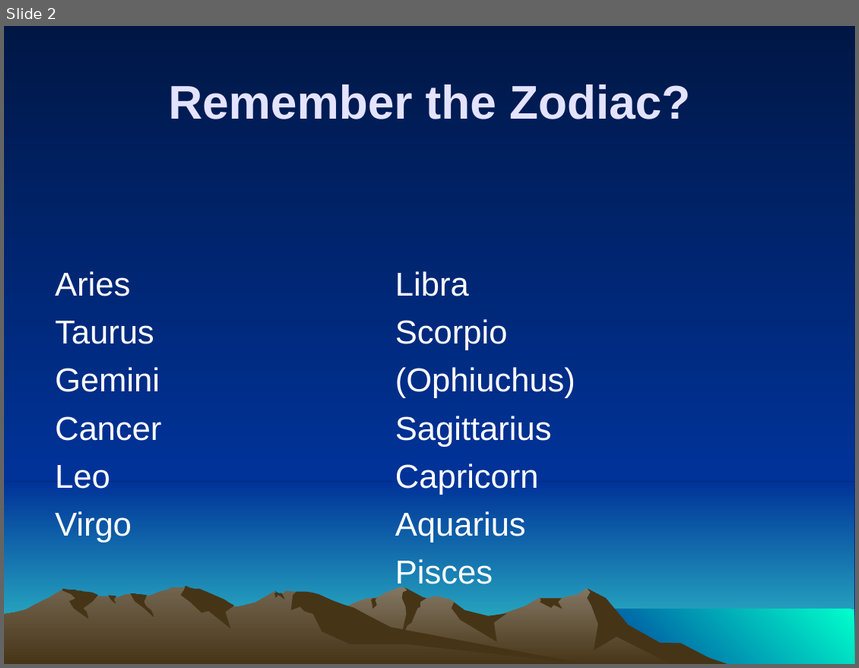
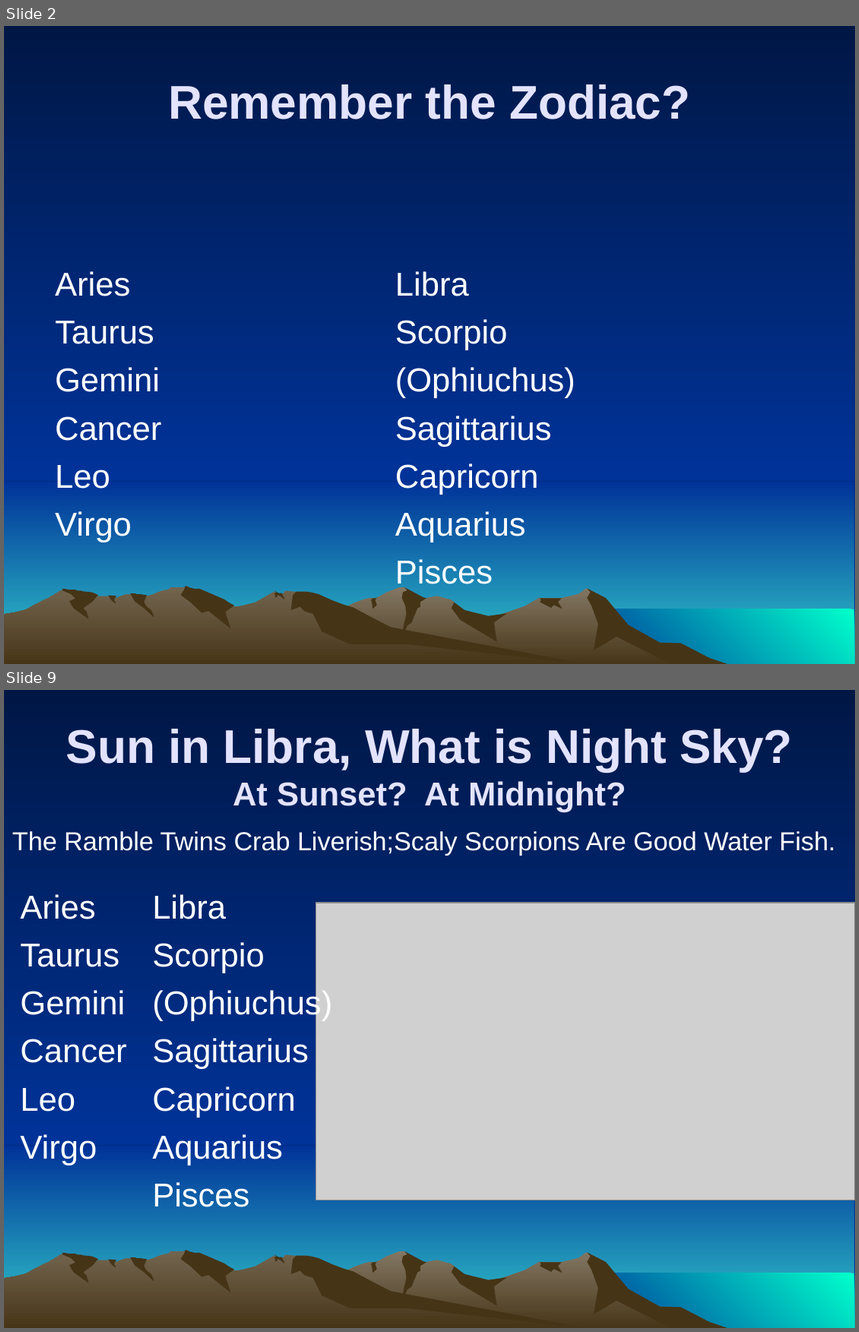
Before and after one commit to ForrestErickson/NovemberNightSky, a slide deck: NovemberSky_ZodiacNMore_SMAS_20231110_1500.ppt. Shown one above the other, each under a label of ours: slide 2 before the commit, slides 2 and 9 after it; the slides between them are not shown. The pictures are 859x668 and 859x1332 pixels, drawn with LibreOffice and Linux fonts; fonts in the diff are those of the drawing; grey boxes stand for pictures. Boxes give left, top, right and bottom in pixels: in the first picture for what was removed or moved away, otherwise in the second. Text is boxed around its words. In the diff, an @@ line names an element or a change of style, - is before the commit and + after.

Commit message:
Add images for constilations of interest, Cartes du Ciel and Stellarium.

```diff
--- a/NovemberSky_ZodiacNMore_SMAS_20231110_1500.ppt
+++ b/NovemberSky_ZodiacNMore_SMAS_20231110_1500.ppt
@@ slide 9 added at (4,690,855,1328), background gradient #001746 to #003399; not listed: 16 template elements that a slide beside it also shows @@
@@ text added at (66,729,793,812), 40 pt, text #E3E3FF, bold @@
+Sun in Libra, What is Night Sky?
+At Sunset? At Midnight?
@@ text added at (12,831,835,856), 22 pt, text #FFFFFF @@
+The Ramble Twins Crab Liverish;Scaly Scorpions Are Good Water Fish.
@@ text added at (20,894,126,1166), 28 pt, text #FFFFFF @@
+Aries
+Taurus
+Gemini
+Cancer
+Leo
+Virgo
@@ text added at (152,894,332,1208), 28 pt, text #FFFFFF @@
+Libra
+Scorpio
+(Ophiuchus)
+Sagittarius
+Capricorn
+Aquarius
+Pisces
@@ picture added at (316,903,855,1201) @@
```
Also in this commit, not shown: 12 other slides added, 12 slides removed.
